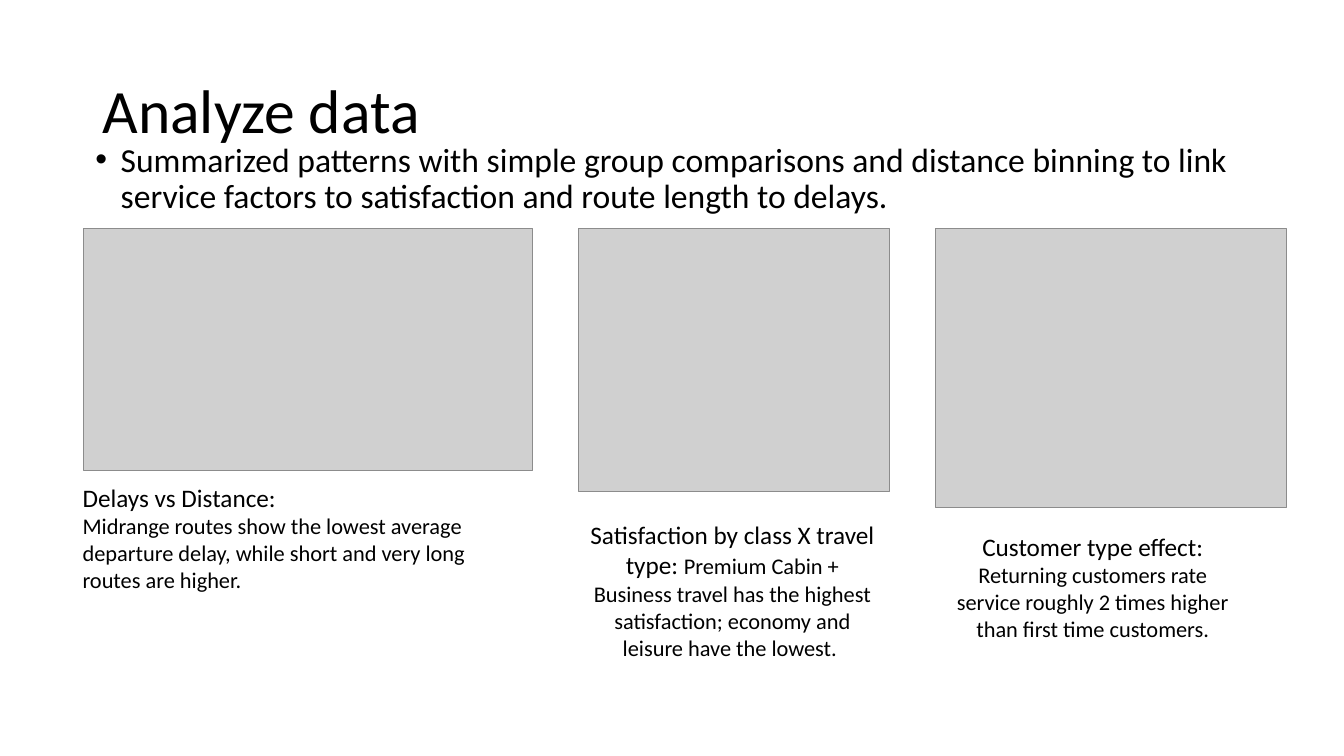
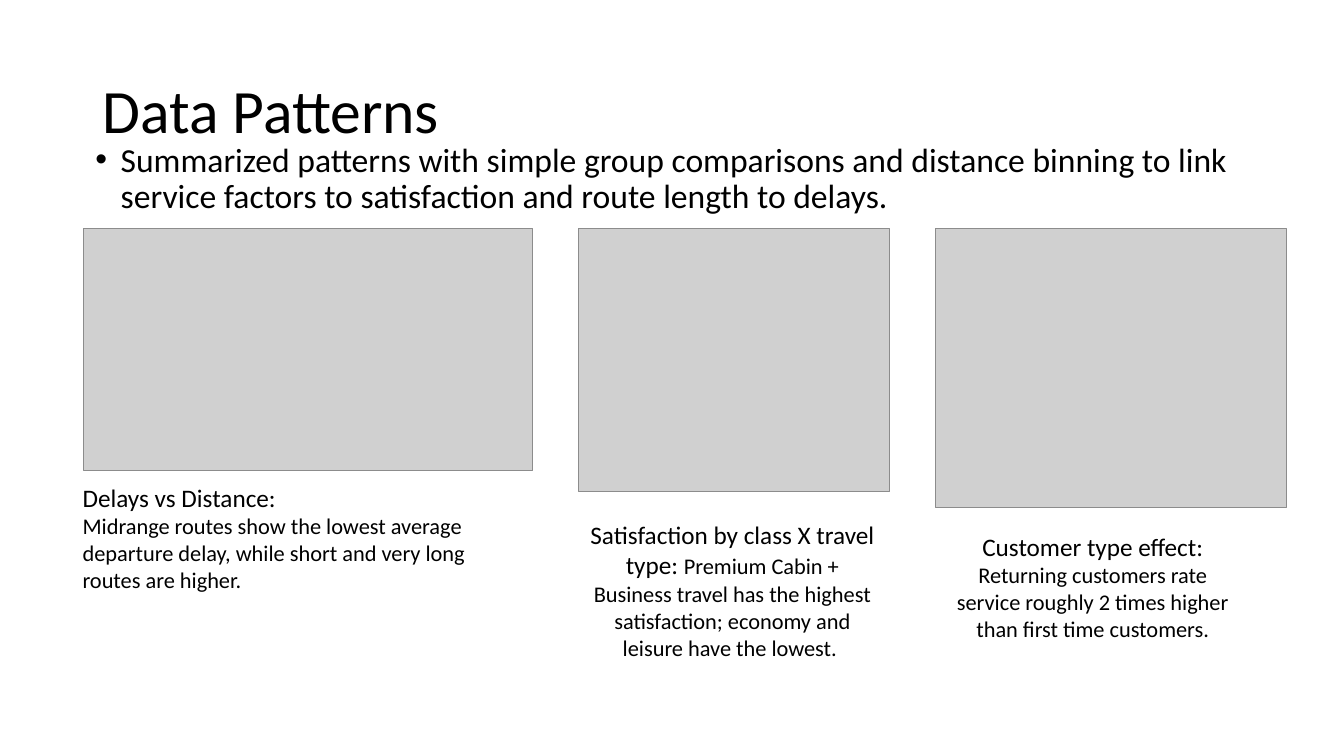
Before and after one commit to vince760/ANA500, a slide deck: slide 6 of VITALE_PPT.pptx. Drawn at 1344x756 pixels with LibreOffice and Linux fonts; fonts in the diff are those of the drawing; grey boxes stand for pictures. Boxes give left, top, right and bottom in pixels: in the first picture for what was removed or moved away, otherwise in the second. Text is boxed around its words. In the diff, an @@ line names an element or a change of style, - is before the commit and + after.

```diff
--- a/VITALE_PPT.pptx
+++ b/VITALE_PPT.pptx
@@ title at [102, 93, 439, 134]: text changed @@
-Analyze data
+Data Patterns
```
Also in this commit, not shown: 2 other slides changed, 1 slide added, 1 slide removed, 2 other files.
